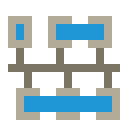
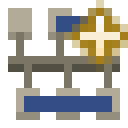
Layer changes from the first 128px x 128px image to the second:
added layer "Layer #1" above "Ebene #7" over [64, 0, 128, 72]
added layer "Ebene #7" above "Ebene #5" over [24, 16, 112, 112]
hid "Ebene #5", painted on it over [16, 24, 112, 112]
added layer "Ebene #8" above "Ebene #6" over [8, 8, 120, 120]
hid "Ebene #3" over [8, 16, 120, 120]
hid "sysconf16.png-Kopie #2" over [8, 40, 120, 72]
added layer "sysconf16.png-Kopie #4" above "sysconf16.png-Kopie #1" over [8, 32, 120, 72]
